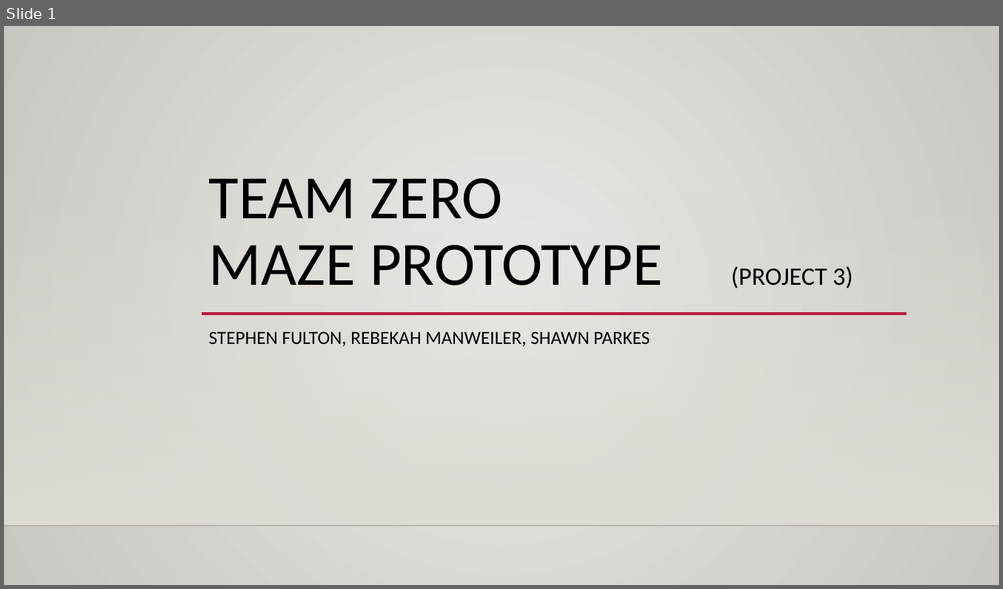
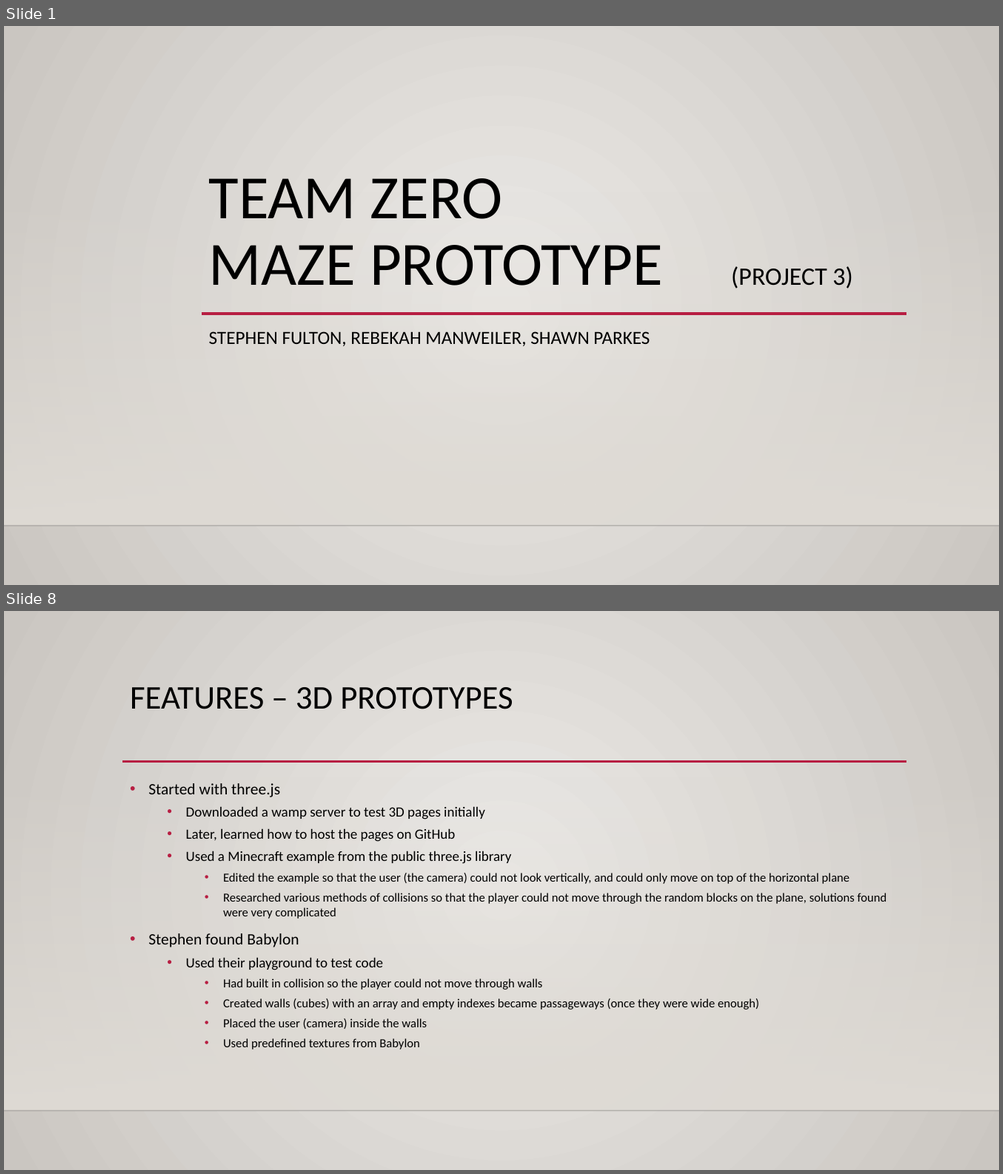
Before and after one commit to RebekahManweiler/MazeWalkThrough, a slide deck: MazePrototypePresentation.pptx. Shown one above the other, each under a label of ours: slide 1 before the commit, slides 1 and 8 after it; the slides between them are not shown. The pictures are 1003x589 and 1003x1174 pixels, drawn with LibreOffice and Linux fonts; fonts in the diff are those of the drawing; background and template pictures are left out. Boxes give left, top, right and bottom in pixels: in the first picture for what was removed or moved away, otherwise in the second. Text is boxed around its words. In the diff, an @@ line names an element or a change of style, - is before the commit and + after.

```diff
--- a/MazePrototypePresentation.pptx
+++ b/MazePrototypePresentation.pptx
@@ slide 8 added at (4,611,999,1170), background gradient #ECEAE7 to #CAC7C1; not listed: 2 template elements that a slide beside it also shows @@
@@ title added at (130,687,512,709), 32 pt, text #000000 @@
+FEATURES – 3D PROTOTYPES
@@ line added from (122, 762) to (907, 762), #B71E42 2.5 pt @@
@@ text added at (148,783,887,1050), 11.9 pt, text #000000 @@
+• Started with three.js
+  • Downloaded a wamp server to test 3D pages initially
+  • Later, learned how to host the pages on GitHub
+  • Used a Minecraft example from the public three.js library
+    • Edited the example so that the user (the camera) could not look vertically, and could only move on top of the horizontal plane
+    • Researched various methods of collisions so that the player could not move through the random blocks on the plane, solutions found were very complicated
+• Stephen found Babylon
+  • Used their playground to test code
+    • Had built in collision so the player could not move through walls
+    • Created walls (cubes) with an array and empty indexes became passageways (once they were wide enough)
+    • Placed the user (camera) inside the walls
+    • Used predefined textures from Babylon
```
Also in this commit, not shown: 9 other slides added.
